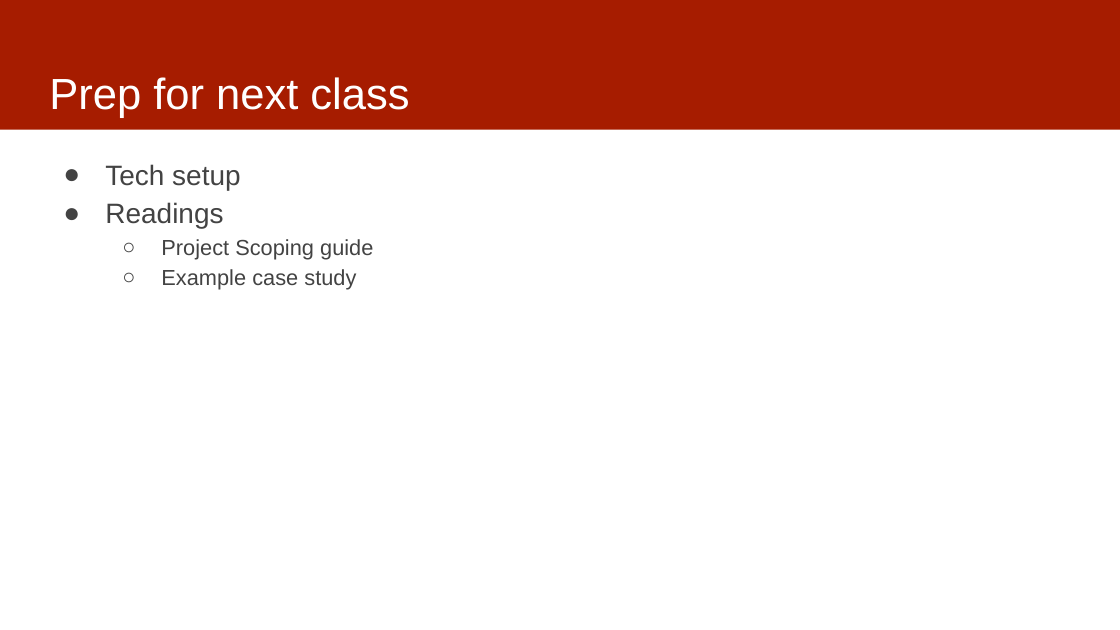
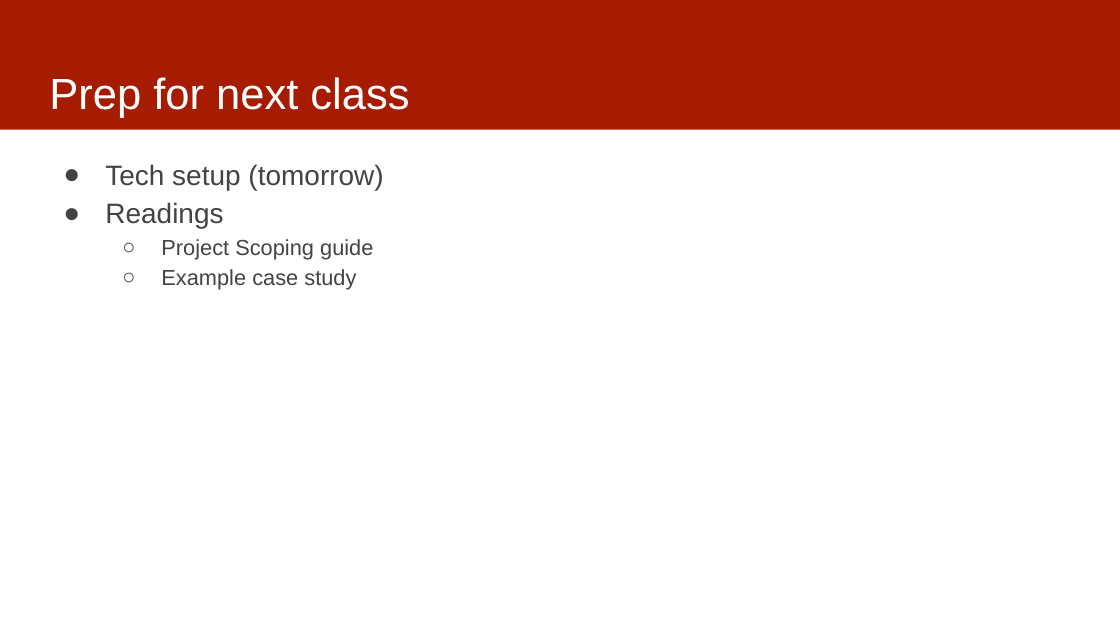
Before and after one commit to dssg/mlforpublicpolicylab, a slide deck: slide 17 of 01 - Intro and Scoping/ClassOverview.pptx (slide 18 before the commit). Drawn at 1120x630 pixels with LibreOffice and Linux fonts; fonts in the diff are those of the drawing. Boxes give left, top, right and bottom in pixels: in the first picture for what was removed or moved away, otherwise in the second. Text is boxed around its words. In the diff, an @@ line names an element or a change of style, - is before the commit and + after.

```diff
--- a/01 - Intro and Scoping/ClassOverview.pptx
+++ b/01 - Intro and Scoping/ClassOverview.pptx
@@ text at (105,164,383,190): text changed @@
-● Tech setup
+● Tech setup (tomorrow)
```
Also in this commit, not shown: 7 other slides changed, 1 slide removed.
